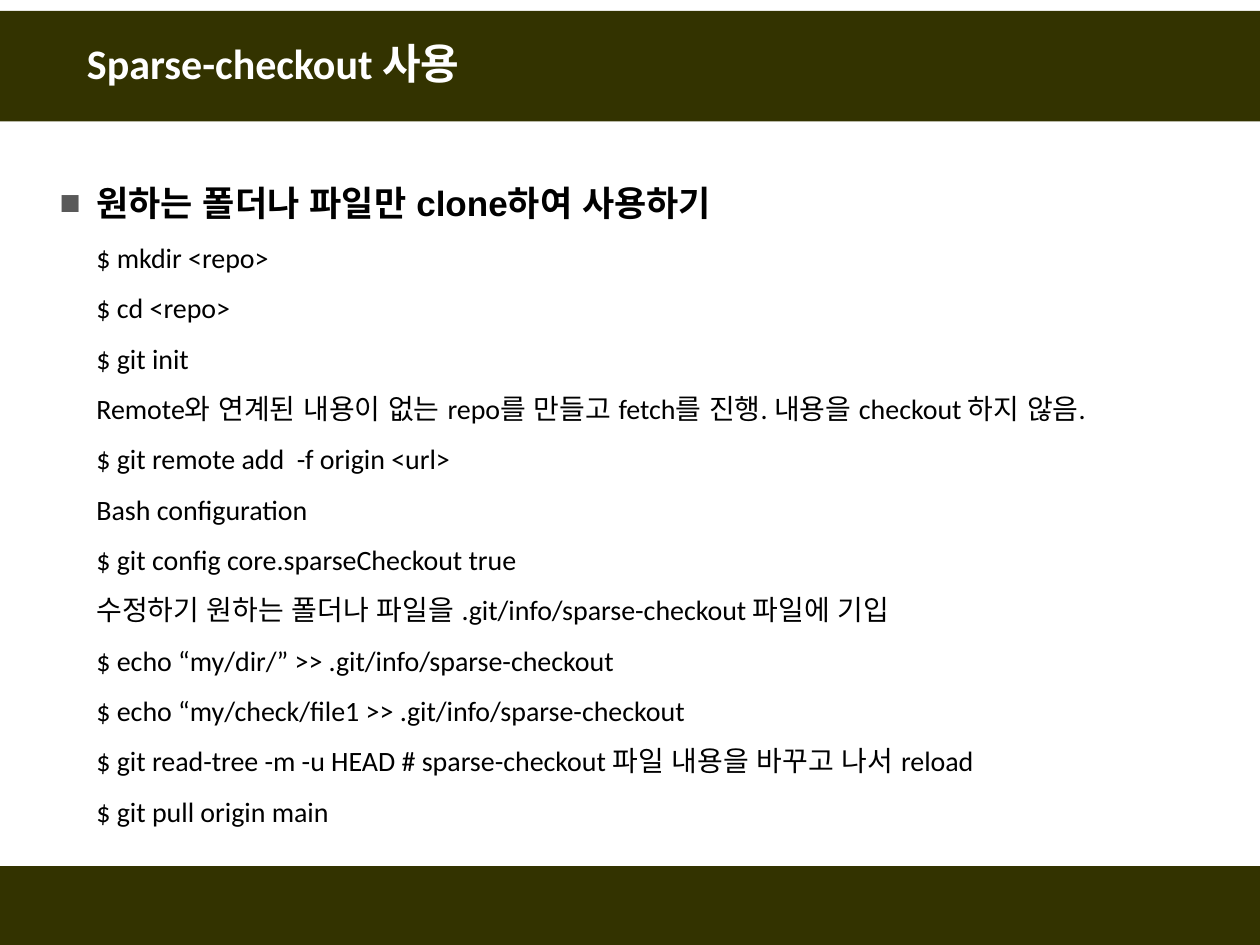
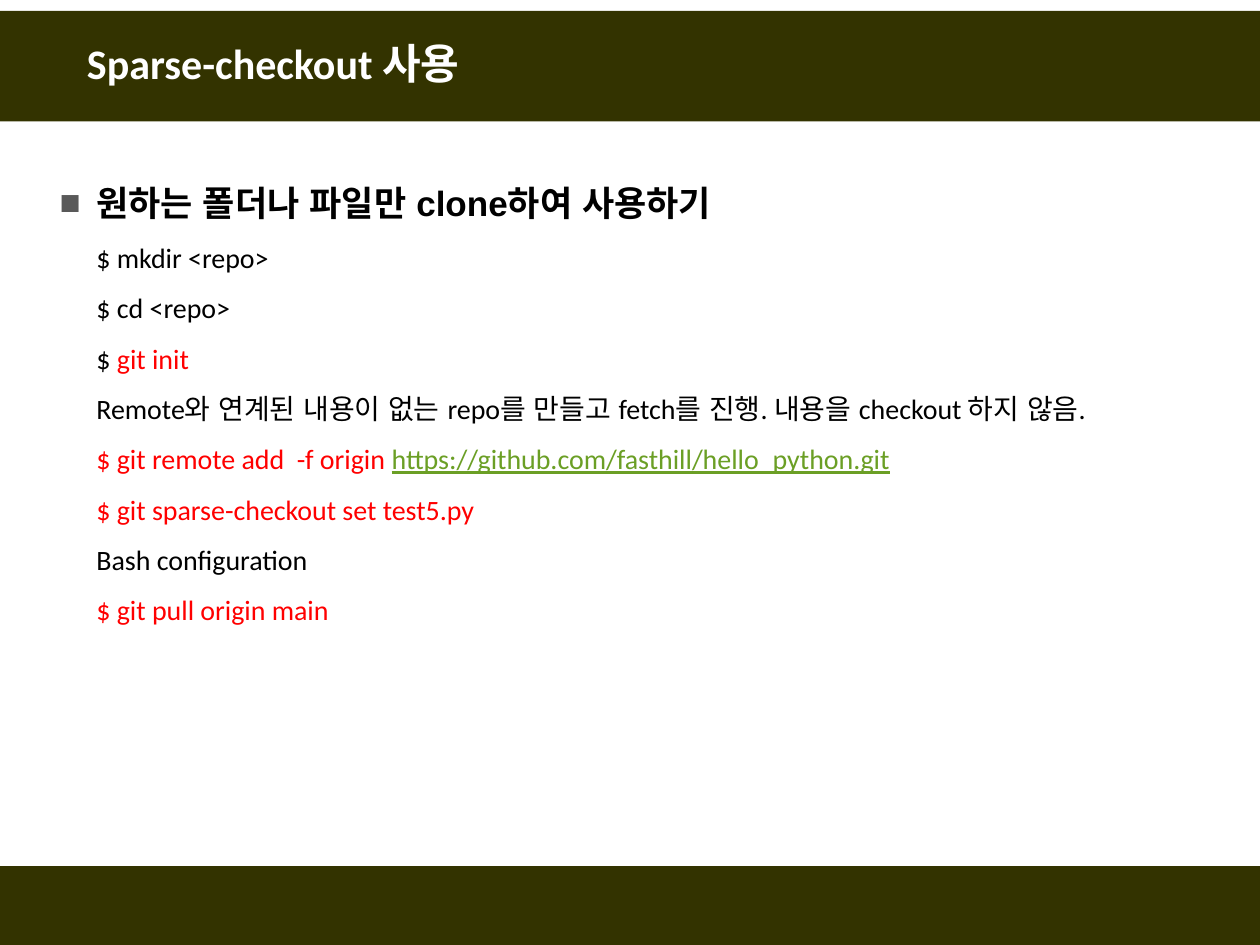
Before and after one commit to fasthill/github-lecture, a slide deck: slide 39 of git및github첫걸음11-명령어모음.pptx (slide 36 before the commit). Drawn at 1260x945 pixels with LibreOffice and Linux fonts; fonts in the diff are those of the drawing. Boxes give left, top, right and bottom in pixels: in the first picture for what was removed or moved away, otherwise in the second. Text is boxed around its words. In the diff, an @@ line names an element or a change of style, - is before the commit and + after.

```diff
--- a/git및github첫걸음11-명령어모음.pptx
+++ b/git및github첫걸음11-명령어모음.pptx
@@ text at [117, 349, 329, 625]: text colour #000000 to #FF0000 in "git init", "$ git pull origin main" @@
@@ text at [117, 449, 890, 525]: text changed; text colour #000000 to #FF0000 @@
-  $ git remote add -f origin <url>
+  $ git remote add -f origin https://github.com/fasthill/hello_python.git
+  $ git sparse-checkout set test5.py
@@ text at [96, 550, 973, 776]: paragraphs removed @@
-  $ git config core.sparseCheckout true
-  수정하기 원하는 폴더나 파일을 .git/info/sparse-checkout 파일에 기입
-  $ echo “my/dir/” >> .git/info/sparse-checkout
-  $ echo “my/check/file1 >> .git/info/sparse-checkout
-  $ git read-tree -m -u HEAD # sparse-checkout 파일 내용을 바꾸고 나서 reload
```
Also in this commit, not shown: 1 other slide changed, 3 slides added.
